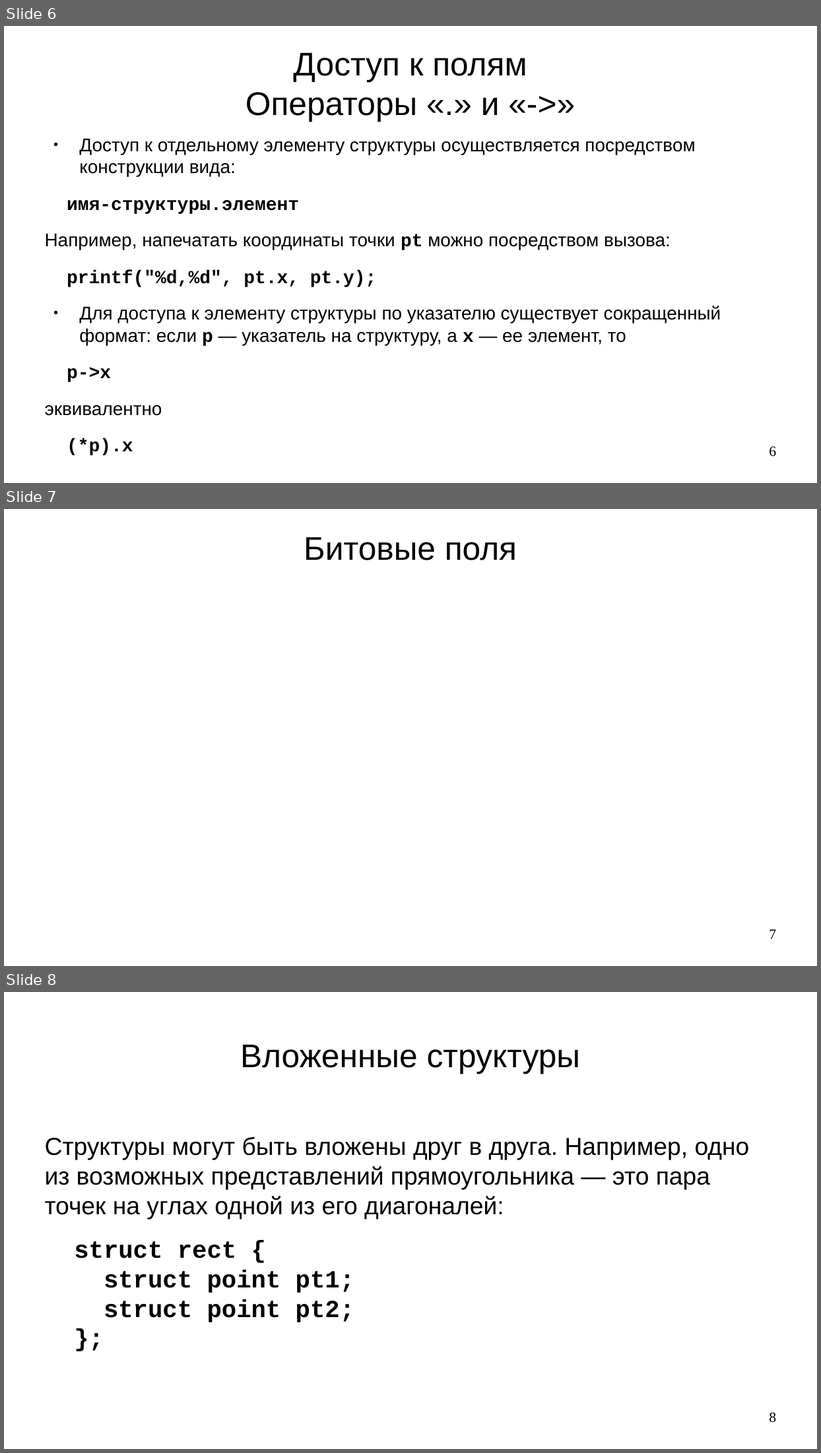
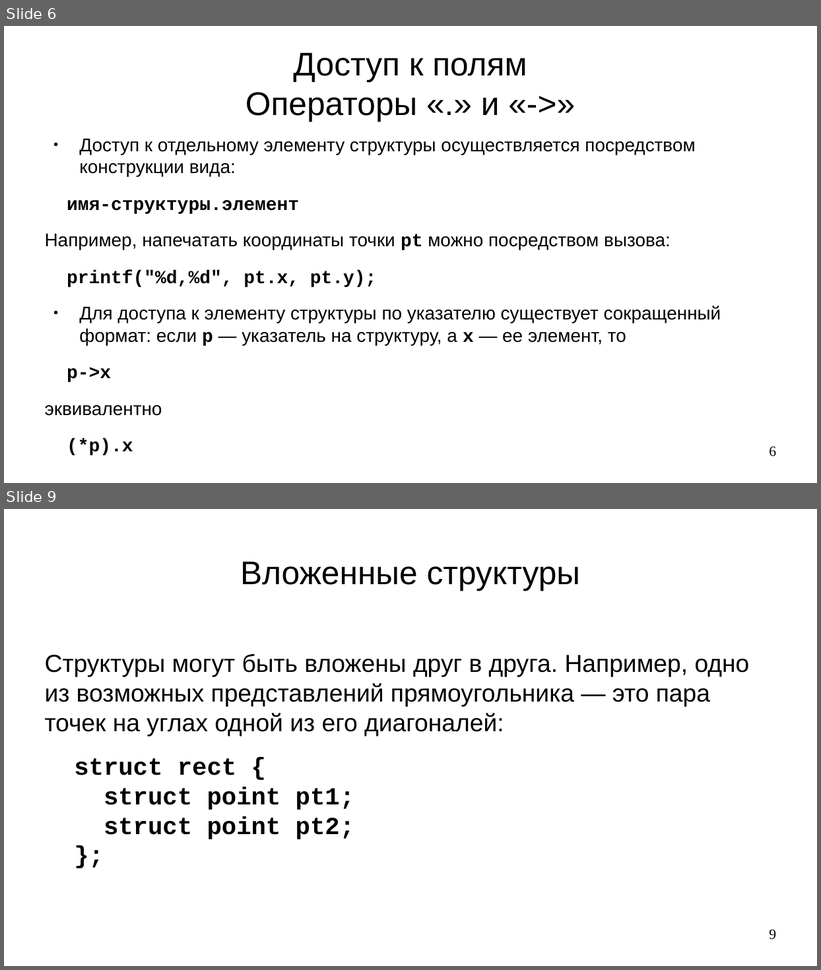
Before and after one commit to steelcraft/stud-lab, a slide deck: Лекции/CBCP01#L7.odp. Shown one above the other, each under a label of ours: slides 6, 7 and 8 before the commit, slides 6 and 9 after it; the slides between them are not shown. The pictures are 821x1453 and 821x970 pixels, drawn with LibreOffice and Linux fonts; fonts in the diff are those of the drawing. Boxes give left, top, right and bottom in pixels: in the first picture for what was removed or moved away, otherwise in the second. Text is boxed around its words. In the diff, an @@ line names an element or a change of style, - is before the commit and + after.

```diff
--- a/Лекции/CBCP01#L7.odp
+++ b/Лекции/CBCP01#L7.odp
@@ slide 7 removed at bbox=[4, 509, 817, 966], background #FFFFFF @@
@@ title removed at bbox=[304, 537, 517, 560] @@
-Битовые поля
@@ page number removed at bbox=[769, 929, 776, 939] @@
-7
@@ what was slide 8 is now slide 9 @@
@@ page number at bbox=[769, 929, 776, 940]: text changed @@
-8
+9
```
Also in this commit, not shown: 1 slide changed, 2 slides added.
